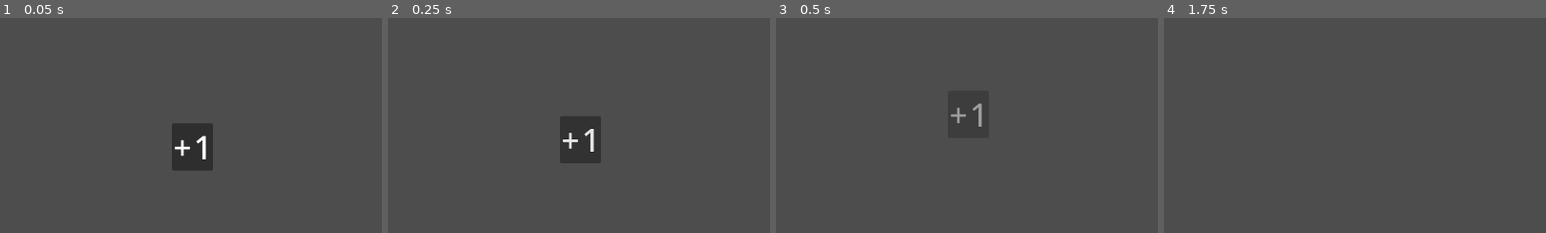
Above: before the commit, frames 1-4 (left to right).
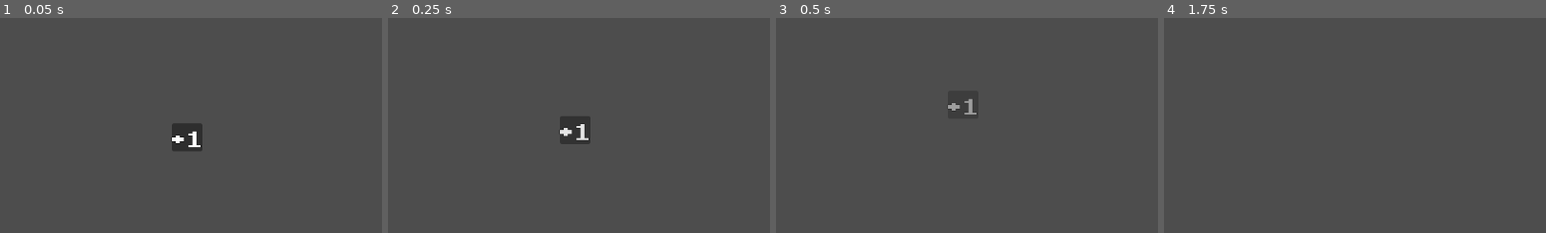
Above: after the commit, the same moments.

Repository: nuzcraft/trails-roads-rails
Game: Godot game, scene res://scenes/pop_up.tscn
The game is run twice, just before and just after one commit, with the same random seed, the same clock (stepped at 60 frames per second) and the same inputs. This scene is started directly instead of the project's main scene.
Inputs (mouse positions are % of the whole screen's width and height, from its top left):
- Up to frame 1 (0.05 s): no input
- Up to frame 2 (0.25 s): no input
- Up to frame 3 (0.5 s): no input
- Up to frame 4 (1.75 s): move the mouse to (72, 45) at 0.52 s; click (72, 45) at 0.67 s; tap Enter at 1.25 s; move the mouse to (30, 55) at 1.27 s; click (30, 55) at 1.42 s
The pictures show only the part of the screen within x 28-78%, y 25-75%; the shares and areas given below are measured in that part.

The runs differ from the first frame. In frame 1, 1.6% of the frame differs, in the area x 44-56%, y 48-71%; in frame 2, 1.6%, in the area x 44-56%, y 45-68%; in frame 3, 0.4%; in frame 4, nothing differs.

Commit message:
added combos

Diff:
--- a/scenes/main.gd
+++ b/scenes/main.gd
@@ -207,15 +207,19 @@
 	nice_score = 1
 	exciting_score = 1
 	var combo = 1
+	var dur: float = 0.4
 	for i in path.size():
+		if i > 4: dur = 0.3
+		if i > 12: dur = 0.2
+		if i > 24: dur = 0.1
 		if cards_in_play.has(path[i]):
 			#print("%d, %d is worth %d nice points" % [pos.x, pos.y, cards_in_play[pos].nice_score])
 			var nice = cards_in_play[path[i]].nice_score
 			var exciting = cards_in_play[path[i]].exciting_score
 			if nice:
-				await score_popup("nice", nice, path[i])
+				await score_popup("nice", nice, path[i], dur, "+", false)
 			if exciting:
-				await score_popup("exciting", exciting, path[i])
+				await score_popup("exciting", exciting, path[i], dur, "+", false)
 			# check for forest modifier
 			for cell in tile_map_layer_feature.get_used_cells():
 				if Vector2(cell) == path[i] and \
@@ -223,9 +227,9 @@
 					var forest_nice = cards_in_play[path[i]].forest_nice_modifier
 					var forest_exciting = cards_in_play[path[i]].forest_exciting_modifier
 					if forest_nice:
-						await score_popup("nice", forest_nice, path[i])
+						await score_popup("nice", forest_nice, path[i], dur, "+", false)
 					if forest_exciting:
-						await score_popup("exciting", forest_exciting, path[i])
+						await score_popup("exciting", forest_exciting, path[i], dur, "+", false)
 			# check for combo
 			if cards_in_play.has(path[i-1]):
 				var prev_card: Card = cards_in_play[path[i-1]]
@@ -237,25 +241,26 @@
 				var combo_mult = (combo / 3) * card.combo_score
 				print('combo mult is %d' % combo_mult)
 				if combo_mult > 0:
-					await score_popup("exciting", combo_mult, path[i])
-			#if cards_in
+					await score_popup("exciting", combo_mult, path[i], dur, "+", true)
 	if total_score >= score_needed:
 		need_points_label.hide()
 		next_level()
 	else:
 		need_points_label.show()
 
-func score_popup(type: String, amount: int, pos: Vector2, operator: String = "+") -> void:
+func score_popup(type: String, amount: int, pos: Vector2, duration: float, operator: String, combo: bool) -> void:
 	var pop = POP_UP.instantiate()
 	pop.operator = operator
 	pop.amount = amount
+	if combo:
+		pop.combo()
 	match type:
 		"nice": pop.mod = KenneyColors.BLUE
 		"exciting": pop.mod = KenneyColors.RED
 		_: pop.mod = KenneyColors.GREEN
 	sub_viewport_container.add_child(pop)
 	pop.position = pos * 16 * 3
-	await get_tree().create_timer(0.4).timeout
+	await get_tree().create_timer(duration).timeout
 	match type:
 		"nice": nice_score += amount
 		"exciting": exciting_score += amount
--- a/scenes/main.tscn
+++ b/scenes/main.tscn
@@ -107,7 +107,7 @@
 tile_set = ExtResource("1_ow657")
 
 [node name="GridCursor" parent="Control/SubViewportContainer/SubViewport" instance=ExtResource("2_7h2p8")]
-position = Vector2(824, 344)
+position = Vector2(728, 184)
 
 [node name="SubViewport2" type="SubViewport" parent="Control/SubViewportContainer"]
 transparent_bg = true
--- a/scenes/pop_up.gd
+++ b/scenes/pop_up.gd
@@ -5,12 +5,15 @@
 @export var mod: Color = Color.WHITE
 
 func _ready() -> void:
-	$PanelContainer/MarginContainer/HBoxContainer/OperationLabel.text = operator
-	$PanelContainer/MarginContainer/HBoxContainer/AmountLabel.text = str(amount)
-	$PanelContainer/MarginContainer/HBoxContainer/OperationLabel.modulate = mod
-	$PanelContainer/MarginContainer/HBoxContainer/AmountLabel.modulate = mod
+	$PanelContainer/MarginContainer/VBoxContainer/HBoxContainer/OperationLabel.text = operator
+	$PanelContainer/MarginContainer/VBoxContainer/HBoxContainer/AmountLabel.text = str(amount)
+	$PanelContainer/MarginContainer/VBoxContainer/HBoxContainer/OperationLabel.modulate = mod
+	$PanelContainer/MarginContainer/VBoxContainer/HBoxContainer/AmountLabel.modulate = mod
 
 func _on_animation_player_animation_finished(anim_name: StringName) -> void:
 	match anim_name:
 		"fade":
 			queue_free()
+
+func combo() -> void:
+	$PanelContainer/MarginContainer/VBoxContainer/ComboLabel.show()
--- a/scenes/pop_up.tscn
+++ b/scenes/pop_up.tscn
@@ -1,6 +1,11 @@
-[gd_scene load_steps=6 format=3 uid="uid://bbblls44fev1x"]
+[gd_scene load_steps=8 format=3 uid="uid://bbblls44fev1x"]
 
+[ext_resource type="Theme" uid="uid://cre4ao7e05vhg" path="res://main.theme" id="1_864ok"]
 [ext_resource type="Script" path="res://scenes/pop_up.gd" id="1_p2lnp"]
+
+[sub_resource type="LabelSettings" id="LabelSettings_b2i5c"]
+font_size = 32
+font_color = Color(0.992157, 0.745098, 0.32549, 1)
 
 [sub_resource type="LabelSettings" id="LabelSettings_437rw"]
 font_size = 48
@@ -78,6 +83,7 @@
 anchor_bottom = 0.5
 grow_horizontal = 2
 grow_vertical = 2
+theme = ExtResource("1_864ok")
 script = ExtResource("1_p2lnp")
 
 [node name="PanelContainer" type="PanelContainer" parent="."]
@@ -87,28 +93,43 @@
 anchor_top = 0.5
 anchor_right = 0.5
 anchor_bottom = 0.5
-offset_right = 62.0
-offset_bottom = 71.0
+offset_left = -23.0
+offset_top = -21.0
+offset_right = 23.0
+offset_bottom = 21.0
 grow_horizontal = 2
 grow_vertical = 2
 
 [node name="MarginContainer" type="MarginContainer" parent="PanelContainer"]
 layout_mode = 2
-theme_override_constants/margin_left = 2
-theme_override_constants/margin_top = 2
-theme_override_constants/margin_right = 2
-theme_override_constants/margin_bottom = 2
 
-[node name="HBoxContainer" type="HBoxContainer" parent="PanelContainer/MarginContainer"]
+[node name="VBoxContainer" type="VBoxContainer" parent="PanelContainer/MarginContainer"]
 layout_mode = 2
+size_flags_horizontal = 4
+size_flags_vertical = 4
+alignment = 1
 
-[node name="OperationLabel" type="Label" parent="PanelContainer/MarginContainer/HBoxContainer"]
+[node name="ComboLabel" type="Label" parent="PanelContainer/MarginContainer/VBoxContainer"]
+visible = false
+layout_mode = 2
+size_flags_horizontal = 4
+text = "combo"
+label_settings = SubResource("LabelSettings_b2i5c")
+horizontal_alignment = 1
+
+[node name="HBoxContainer" type="HBoxContainer" parent="PanelContainer/MarginContainer/VBoxContainer"]
+layout_mode = 2
+size_flags_horizontal = 4
+size_flags_vertical = 4
+alignment = 1
+
+[node name="OperationLabel" type="Label" parent="PanelContainer/MarginContainer/VBoxContainer/HBoxContainer"]
 layout_mode = 2
 text = "+"
 label_settings = SubResource("LabelSettings_437rw")
 horizontal_alignment = 2
 
-[node name="AmountLabel" type="Label" parent="PanelContainer/MarginContainer/HBoxContainer"]
+[node name="AmountLabel" type="Label" parent="PanelContainer/MarginContainer/VBoxContainer/HBoxContainer"]
 layout_mode = 2
 text = "1"
 label_settings = SubResource("LabelSettings_437rw")
